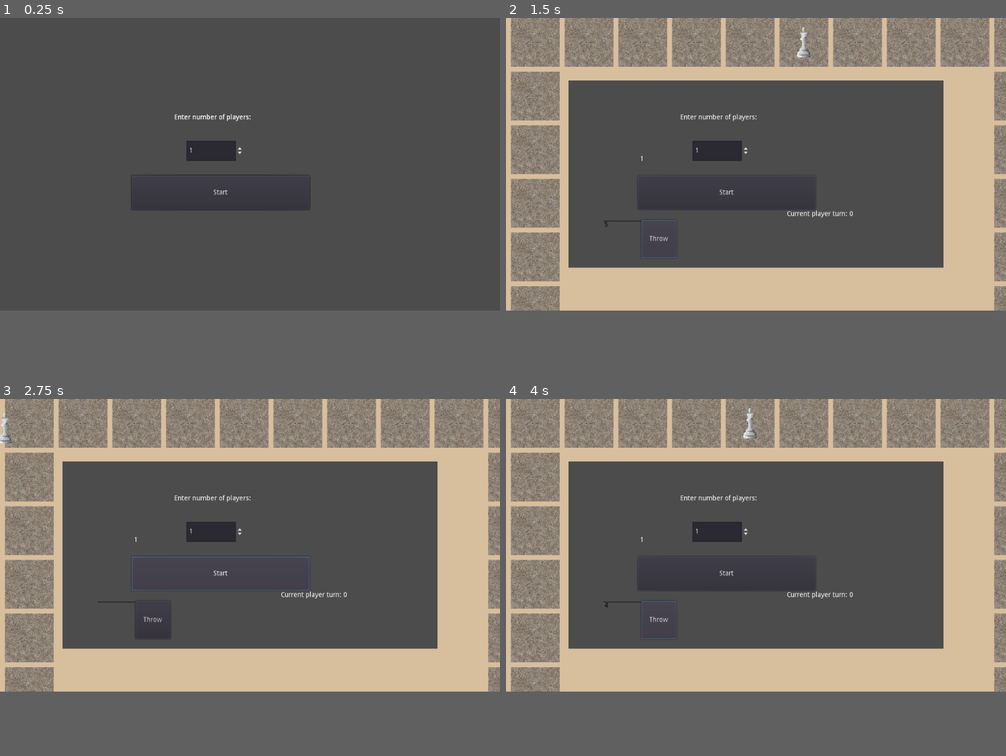
Above: before the commit, frames 1-4 (two rows, left to right).
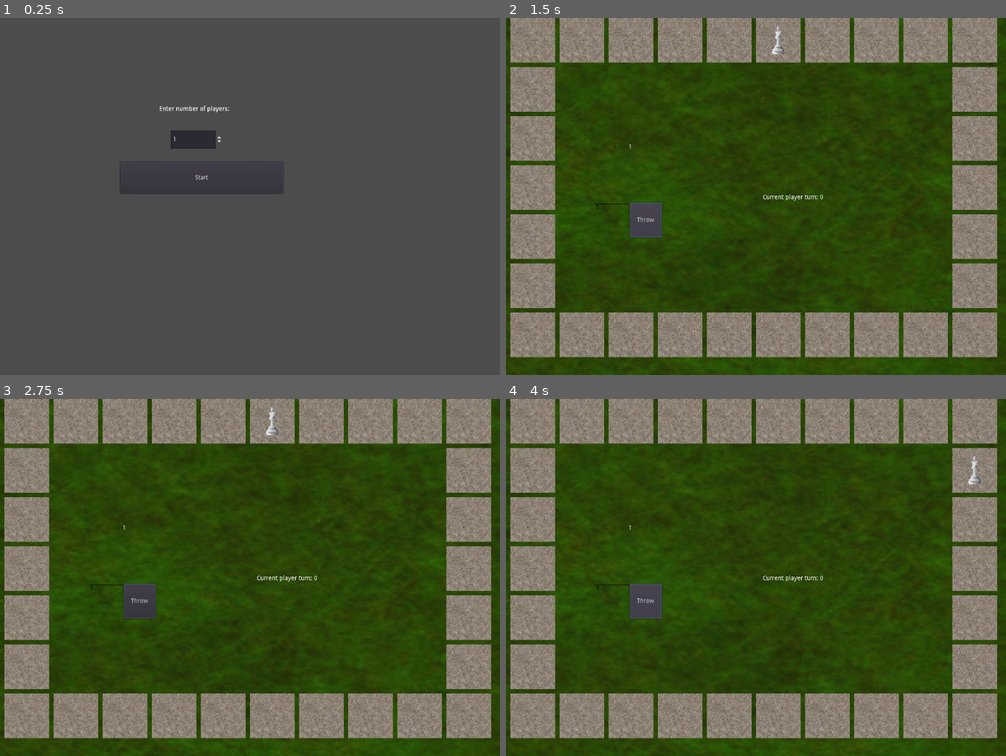
Above: after the commit, the same moments.

Repository: askoki160/angels-of-delta
Game: Godot game, scene res://StartScene.tscn
Two runs of this game, one before a commit and one after it. Both use one fixed random seed, a clock stepped at 60 frames per second and the inputs below.
Inputs:
- Up to frame 1 (0.25 s): no input
- Up to frame 2 (1.5 s): click "Start" at 0.5 s; click "Throw" at 1.25 s
- Up to frame 3 (2.75 s): click "Start" at 2 s
- Up to frame 4 (4 s): click "Start" at 2.75 s; click "Throw" at 3.5 s
In our replay, the window is 800x468 before the commit and 800x571 after it. These sizes can differ from the game's own. Grey fills any space a smaller window leaves; there, only what the larger window draws over its background counts as a difference.

The runs differ from the first frame. In frame 1, 1.1% of the frame differs, in the area x 24-62%, y 24-54%; in frame 2, 81%; in frame 3, 81%; in frame 4, 81%, in the area x 0-100%, y 0-100%.

Commit message:
Removed area fields from main scene, added texture background and added imgs for players

Diff:
--- a/Global.gd
+++ b/Global.gd
@@ -9,6 +9,23 @@
 func _ready():
 	var root = get_tree().get_root()
 	current_scene = root.get_child(root.get_child_count() - 1)
+
+func list_files_in_directory(path):
+	var files = []
+	var dir = Directory.new()
+	dir.open(path)
+	dir.list_dir_begin()
+
+	while true:
+		var file = dir.get_next()
+		if file == "":
+			break
+		elif not file.begins_with("."):
+			files.append(file)
+
+	dir.list_dir_end()
+
+	return files
 
 func goto_scene(path):
 	# This function will usually be called from a signal callback,
--- a/MainScene.tscn
+++ b/MainScene.tscn
@@ -1,85 +1,27 @@
-[gd_scene load_steps=7 format=2]
+[gd_scene load_steps=4 format=2]
 
-[ext_resource path="res://assets/images/set1_background.png" type="Texture" id=1]
+[ext_resource path="res://assets/images/grass.png" type="Texture" id=1]
 [ext_resource path="res://DiceScene.tscn" type="PackedScene" id=2]
 [ext_resource path="res://MainScene.gd" type="Script" id=4]
-
-[sub_resource type="TileSet" id=1]
-0/name = "set1_background.png 0"
-0/texture = ExtResource( 1 )
-0/tex_offset = Vector2( 0, 0 )
-0/modulate = Color( 1, 1, 1, 1 )
-0/region = Rect2( 0, 0, 128, 128 )
-0/tile_mode = 0
-0/occluder_offset = Vector2( 0, 0 )
-0/navigation_offset = Vector2( 0, 0 )
-0/shape_offset = Vector2( 0, 0 )
-0/shape_transform = Transform2D( 1, 0, 0, 1, 0, 0 )
-0/shape_one_way = false
-0/shape_one_way_margin = 0.0
-0/shapes = [  ]
-0/z_index = 0
-
-[sub_resource type="RectangleShape2D" id=2]
-extents = Vector2( 30.1685, 36.3926 )
-
-[sub_resource type="GDScript" id=3]
-script/source = "extends CollisionShape2D
-
-
-# Declare member variables here. Examples:
-# var a = 2
-# var b = \"text\"
-
-
-# Called when the node enters the scene tree for the first time.
-func _ready():
-	pass # Replace with function body.
-
-
-# Called every frame. 'delta' is the elapsed time since the previous frame.
-#func _process(delta):
-#	pass
-"
 
 [node name="RootNode" type="Node2D"]
 script = ExtResource( 4 )
 
-[node name="TileMap" type="TileMap" parent="."]
-tile_set = SubResource( 1 )
-format = 1
-tile_data = PoolIntArray( 0, 0, 0, 2, 0, 0, 4, 0, 0, 6, 0, 0, 8, 0, 0, 10, 0, 0, 12, 0, 0, 14, 0, 0, 65536, 0, 0, 131072, 0, 0, 131086, 0, 0, 262144, 0, 0, 262158, 0, 0, 393216, 0, 0, 393230, 0, 0, 524288, 0, 0, 524290, 0, 0, 524292, 0, 0, 524294, 0, 0, 524296, 0, 0, 524298, 0, 0, 524300, 0, 0, 524302, 0, 0 )
+[node name="ColorRect" type="ColorRect" parent="."]
+margin_right = 1120.0
+margin_bottom = 800.0
+__meta__ = {
+"_edit_use_anchors_": false
+}
 
-[node name="StartField" type="Area2D" parent="."]
-
-[node name="CollisionShape2D" type="CollisionShape2D" parent="StartField"]
-position = Vector2( 51.6819, -7.87859 )
-shape = SubResource( 2 )
-script = SubResource( 3 )
-
-[node name="Field2" type="Area2D" parent="."]
-
-[node name="CollisionShape2D" type="CollisionShape2D" parent="Field2"]
-position = Vector2( 191.283, 64.1196 )
-shape = SubResource( 2 )
-
-[node name="Field3" type="Area2D" parent="."]
-
-[node name="CollisionShape2D" type="CollisionShape2D" parent="Field3"]
-position = Vector2( 993.184, 69.647 )
-shape = SubResource( 2 )
-
-[node name="Field4" type="Area2D" parent="."]
-
-[node name="Shape4" type="CollisionShape2D" parent="Field4"]
-position = Vector2( 965.654, 623.895 )
-shape = SubResource( 2 )
-
-[node name="Field5" type="Area2D" parent="."]
-
-[node name="CollisionShape2D" type="CollisionShape2D" parent="Field5"]
-position = Vector2( 30.5062, 579.046 )
-shape = SubResource( 2 )
+[node name="TextureRect" type="TextureRect" parent="."]
+margin_right = 1120.0
+margin_bottom = 800.0
+texture = ExtResource( 1 )
+stretch_mode = 1
+__meta__ = {
+"_edit_use_anchors_": false
+}
 
 [node name="Label" type="Label" parent="."]
 margin_left = 274.482
--- a/Player.gd
+++ b/Player.gd
@@ -30,7 +30,7 @@
 	var fields = global_vars.fields
 	fields[self.pos_index]['occupied'] -= 1
 
-	self.pos_index = (self.pos_index + dice_number) % 32
+	self.pos_index = (self.pos_index + dice_number) % fields.size()
 	var field_pos = fields[self.pos_index]['location']
 	var occupied = fields[self.pos_index]['occupied']
 
--- a/project.godot
+++ b/project.godot
@@ -29,6 +29,11 @@
 Global="*res://Global.gd"
 StartScene="*res://StartScene.tscn"
 
+[display]
+
+window/size/width=1120
+window/size/height=800
+
 [global]
 
 pix=false
Binary file added: assets/images/drinks/AppleJuice.png
Not shown, added: assets/images/drinks/AppleJuice.png.import
Binary file added: assets/images/drinks/CherryPop.png
Not shown, added: assets/images/drinks/CherryPop.png.import
Binary file added: assets/images/drinks/GrapeJuice.png
Not shown, added: assets/images/drinks/GrapeJuice.png.import
Binary file added: assets/images/drinks/Lemonade.png
Not shown, added: assets/images/drinks/Lemonade.png.import
Binary file added: assets/images/drinks/LimeSoda.png
Not shown, added: assets/images/drinks/LimeSoda.png.import
Binary file added: assets/images/drinks/Milk.png
Not shown, added: assets/images/drinks/Milk.png.import
(and 14 more such lines)
